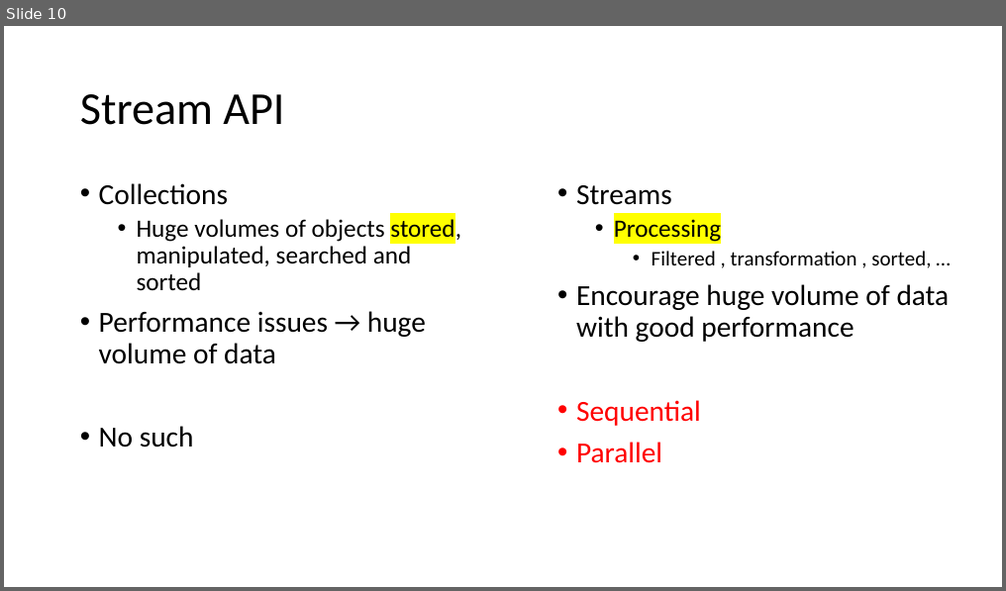
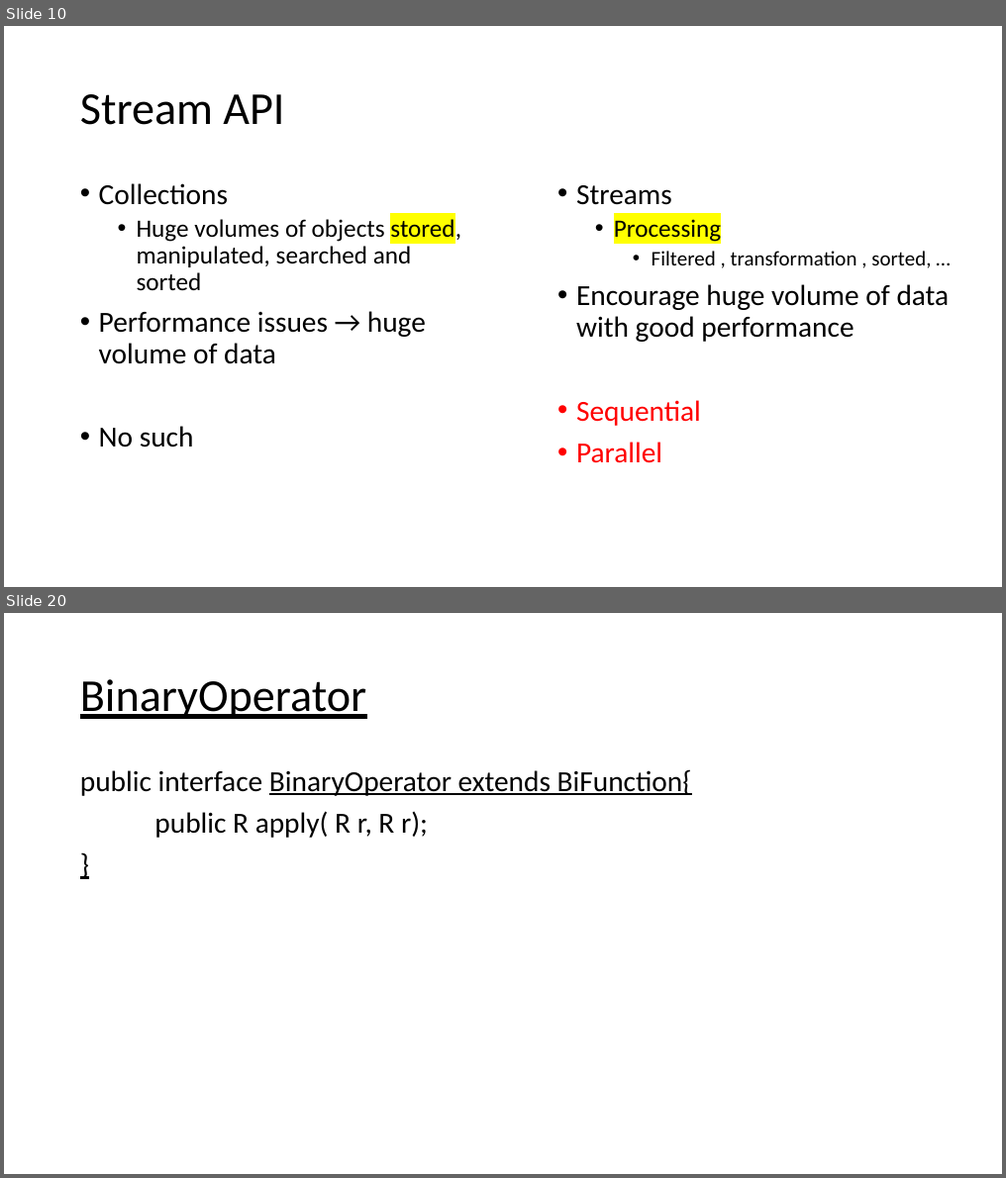
Before and after one commit to caprepo/hackerrank-jul, a slide deck: HackerRank.pptx. Shown one above the other, each under a label of ours: slide 10 before the commit, slides 10 and 20 after it; the slides between them are not shown. The pictures are 1006x591 and 1006x1178 pixels, drawn with LibreOffice and Linux fonts; fonts in the diff are those of the drawing. Boxes give left, top, right and bottom in pixels: in the first picture for what was removed or moved away, otherwise in the second. Text is boxed around its words. In the diff, an @@ line names an element or a change of style, - is before the commit and + after.

```diff
--- a/HackerRank.pptx
+++ b/HackerRank.pptx
@@ slide 20 added at [4,613,1002,1174], background #FFFFFF @@
@@ title added at [80,679,366,719], 44 pt, text #000000, underline @@
+BinaryOperator
@@ text added at [80,769,692,838], 28 pt, text #000000 @@
+public interface BinaryOperator extends BiFunction{
+public R apply( R r, R r);
+}
```
Also in this commit, not shown: 10 other slides added.
